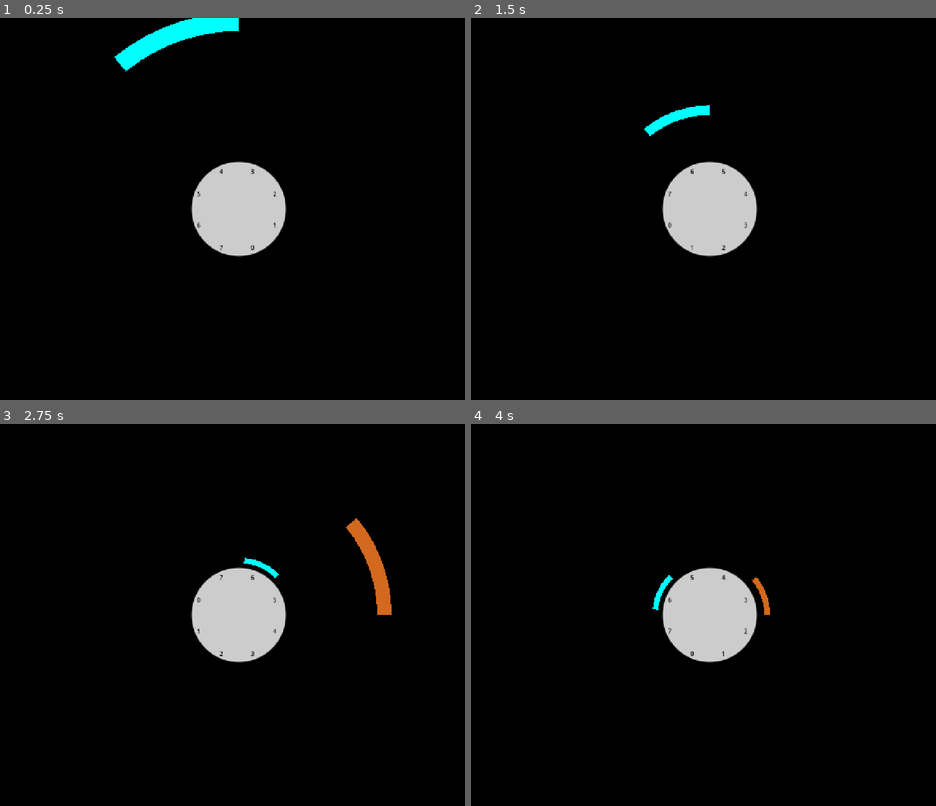
Above: before the commit, frames 1-4 (two rows, left to right).
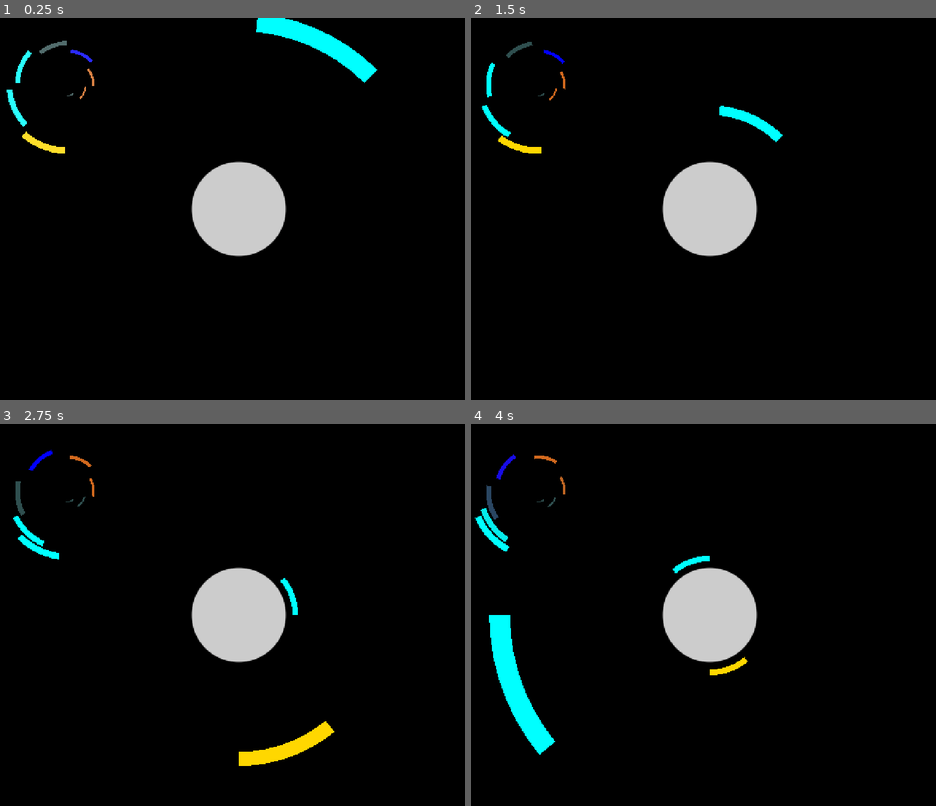
Above: after the commit, the same moments.

Repository: SceneTreeCoder/godot_pixelfrog
Game: Godot game, scene res://scenes/game.tscn
Two runs of this game, one before a commit and one after it. Both use one fixed random seed, a clock stepped at 60 frames per second and the inputs below.
Inputs:
- Up to frame 1 (0.25 s): no input
- Up to frame 2 (1.5 s): hold Right (ui_right) 0.53-1.28 s; hold Down (ui_down) from 1.28 s (still down)
- Up to frame 3 (2.75 s): release Down (ui_down) at 2.03 s; hold Right (ui_right) from 2.03 s (still down)
- Up to frame 4 (4 s): release Right (ui_right) at 2.78 s; hold Up (ui_up) 2.78-3.53 s; hold Left (ui_left) from 3.53 s (still down)

The runs differ from the first frame. In frame 1, 3.1% of the frame differs, in the area x 1-82%, y 0-61%; in frame 2, 1.3%; in frame 3, 2.4%; in frame 4, 2.8%.

Commit message:
colors preview, stack indexes labels removed

Diff:
--- a/scripts/game.gd
+++ b/scripts/game.gd
@@ -68,9 +68,9 @@
 
 
 	_stacks_rotation = (_stacks_rotation + move + NPOINTS)%NPOINTS
-	var labels = get_children().filter(func(v): return v is Label)
-	for i in range(NPOINTS):
-		labels[i].text = str((_stacks_rotation + i)%NPOINTS)
+	#var labels = get_children().filter(func(v): return v is Label)
+	#for i in range(NPOINTS):
+	#	labels[i].text = str((_stacks_rotation + i)%NPOINTS)
 
 	var tween = stationary_landers_container.create_tween()
 	tween.tween_property(stationary_landers_container,"rotation",stationary_landers_container.rotation + move*PI*0.25,0.09)
@@ -83,18 +83,6 @@
 	var planet_instance = planet.instantiate()
 	add_child(planet_instance)
 	var half = PI/float(NPOINTS)
-	for i in range(NPOINTS):
-		var lbl := Label.new()
-		lbl.add_theme_color_override("font_color",Color.BLACK)
-		lbl.vertical_alignment = VERTICAL_ALIGNMENT_CENTER
-		lbl.horizontal_alignment = HORIZONTAL_ALIGNMENT_CENTER
-
-		var a = PI*float(i)/float(NPOINTS)*2 + half
-		lbl.position = Vector2(sin(a)*110-10,cos(a)*110-10)
-		lbl.text = str(i)
-		lbl.z_index = 2
-
-		add_child(lbl)
 	timer = Timer.new()
 	add_child(timer)
 	timer.autostart = true
@@ -105,6 +93,23 @@
 
 	moving_landers_container = Node2D.new()
 	add_child(moving_landers_container)
+
+	var canvas:CanvasLayer  =CanvasLayer.new()
+	var next_color_lander:Array[Lander] = []
+	next_color_lander.resize(GlobalState.COLORS_QUEUE_SIZE)
+
+	for i in range(next_color_lander.size()):
+		var lander = Lander.new(func(_lander): pass, 0.01 + float(i)/GlobalState.COLORS_QUEUE_SIZE*PI*2.0)
+		lander.state = Lander.LanderState.PREVIEW
+		lander.position = Vector2(180, 180)
+		next_color_lander[i] = lander
+		canvas.add_child(lander)
+
+	GlobalState.instance.next_color_changed.connect(func(colors): for j in range(GlobalState.COLORS_QUEUE_SIZE): next_color_lander[GlobalState.COLORS_QUEUE_SIZE-j-1].tween_color_to = colors[j])
+
+
+	add_child(canvas)
+
 
 	_spawn_lander()
 
--- a/scripts/lander.gd
+++ b/scripts/lander.gd
@@ -3,14 +3,26 @@
 
 const R = 540.0
 const NPOINTS = 8
-const COLORS:Array[Color] = [\
-	Color.GREEN, Color.BLUE, Color.RED, Color.GOLD, Color.AQUA, Color.CHOCOLATE, Color.DARK_SLATE_GRAY
-]
-enum LanderState { FALLING, STATIONARY}
+const PLANET_HIT_RADIUS = 148
+
+enum LanderState {\
+	FALLING,\
+	STATIONARY,\
+	PREVIEW\
+}
 
 signal hit_planet(v:Lander)
+var _state:LanderState = LanderState.FALLING
+var state:LanderState:
+	get:
+		return _state
+	set(v):
+		if v!=_state:
+			var old = _state
+			_state = v
+			_on_state_changed(v, old)
 
-var state:LanderState = LanderState.FALLING
+
 var collision_polygon:CollisionPolygon2D
 var area:Area2D
 var polygon:Polygon2D
@@ -22,19 +34,22 @@
 var _stack_idx: int = -1
 
 var was_removed := false
+var landed = false
+var seq_no = 0
+var _a: float = 0
+static var _seq_no = 1
 
-var landed = false
+var _tween_color_to:Color
+var tween_color_to:Color:
+	get:
+		return _tween_color_to
+	set(c):
+		var t:Tween = lander.create_tween()
+		t.tween_property(lander,"modulate",c,0.3)
+		t.play()
+		_tween_color_to = c
 
-func _exit_tree() -> void:
-	was_removed = true
-func _enter_tree() -> void:
-	was_removed = false
-
-var seq_no = 0
-
-static var _seq_no = 1;
-
-func _init(cb:Callable):
+func _init(cb:Callable, p_start:float = 0.0):
 	_seq_no += 1
 	seq_no = _seq_no
 	lander = Polygon2D.new()
@@ -44,6 +59,9 @@
 	var start = randi_range(0, NPOINTS);
 	_rotation_idx = start
 	var a = float(start) * PI * 2.0 / float(NPOINTS)
+	if p_start != 0:
+		a = p_start
+	_a = a
 	_stack_idx = -1
 
 
@@ -60,24 +78,27 @@
 			points_inner[N+i]=(Vector2(sin(a+step*(N-float(i)-1))*r2,cos(a+step*(N-float(i)-1))*r2))
 		return points_inner
 
-	lander.polygon = calc.call(R,R*1.1+2)
-	lander.color = COLORS.pick_random()
+	lander.polygon = calc.call(R, R*1.1+2)
+	lander.color = GlobalState.pick_color()
 	area = Area2D.new()
 	area.monitoring = true
 
 	var cp :CollisionPolygon2D = CollisionPolygon2D.new()
 	collision_polygon = cp
-	cp.polygon = calc.call(R - 5,R*1.15+12)
+	cp.polygon = calc.call(R - 5, R*1.15+12)
 
 	area.add_child(lander)
 	area.add_child(cp)
 	area.area_entered.connect(func(arr:Area2D): _hit_other(arr,cb))
-	#area.area_shape_entered.connect(_on_landers_collide)
 	_points = cp.polygon.duplicate()
+	polygon = lander
+	add_child(area)
 
-	polygon = lander
-
-	add_child(area)
+func _on_state_changed(to:LanderState, _from:LanderState):
+	if to == LanderState.PREVIEW:
+		collision_polygon.call_deferred("queue_free")
+		collision_polygon = null
+		lander.color = Color.WHITE
 
 func map(arr, cb:Callable):
 	var ret = arr.duplicate()
@@ -97,9 +118,18 @@
 			_process_falling(dt)
 		LanderState.STATIONARY:
 			_process_stationary(dt)
+		LanderState.PREVIEW:
+			_process_preview(dt)
 
 func _process_stationary(_dt:float):
 	pass
+
+func _process_preview(dt:float):
+	var current_scale = 0.05 + (float(seq_no-2)/27)
+	lander.set_deferred("scale", Vector2(current_scale, current_scale))
+	lander.set_deferred("rotation", lander.rotation + sin(_a)*dt*current_scale)
+	_a += 0.01
+
 
 func setBounceBack(v:bool):
 	is_bouncing_back = v
@@ -111,15 +141,13 @@
 
 	if GlobalState.is_tweening_planet:
 		current_scale = polygon.scale.x + 0.75*dt
-
 	var currentR = R * current_scale
-
 	polygon.set_deferred("scale", Vector2(current_scale, current_scale))
 	var f = func(v):
 		v*=current_scale
 		return v
 	var new_points = map(_points, f)
 	collision_polygon.polygon = new_points
-	if currentR <= 140:
+	if currentR <= PLANET_HIT_RADIUS:
 		state = LanderState.STATIONARY
 		hit_planet.emit(self)
--- a/scripts/state.gd
+++ b/scripts/state.gd
@@ -1,4 +1,31 @@
 extends Node
 class_name GlobalState
 
+const COLORS:Array[Color] = [\
+	Color.GREEN, Color.BLUE, Color.RED, Color.GOLD, Color.AQUA, Color.CHOCOLATE, Color.DARK_SLATE_GRAY
+]
+const COLORS_QUEUE_SIZE = 8
+static var colors_queue:Array[Color] = []
 static var is_tweening_planet := false
+
+signal next_color_changed(c:Array[Color])
+
+static var _instance:GlobalState
+static var instance:
+	get:
+		if _instance == null:
+			_instance = GlobalState.new()
+		return _instance
+	set(v):
+		pass
+
+static func fill_color_que():
+	while colors_queue.size()<COLORS_QUEUE_SIZE:
+		colors_queue.append(COLORS.pick_random())
+
+static func pick_color():
+	fill_color_que()
+	var r_color = colors_queue.pop_front()
+	fill_color_que()
+	instance.next_color_changed.emit(colors_queue)
+	return r_color
